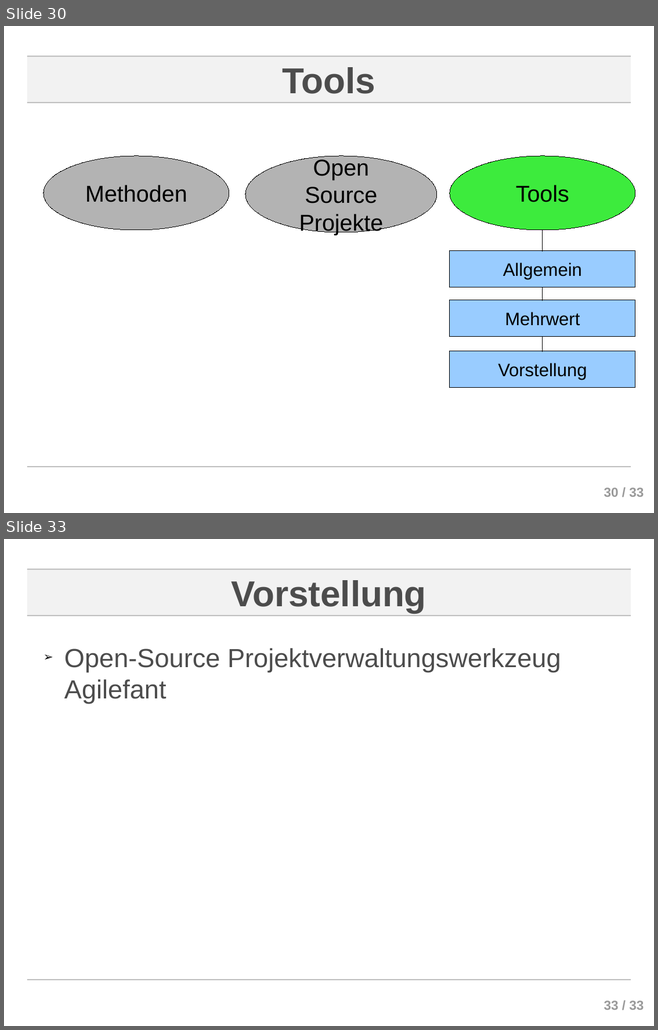
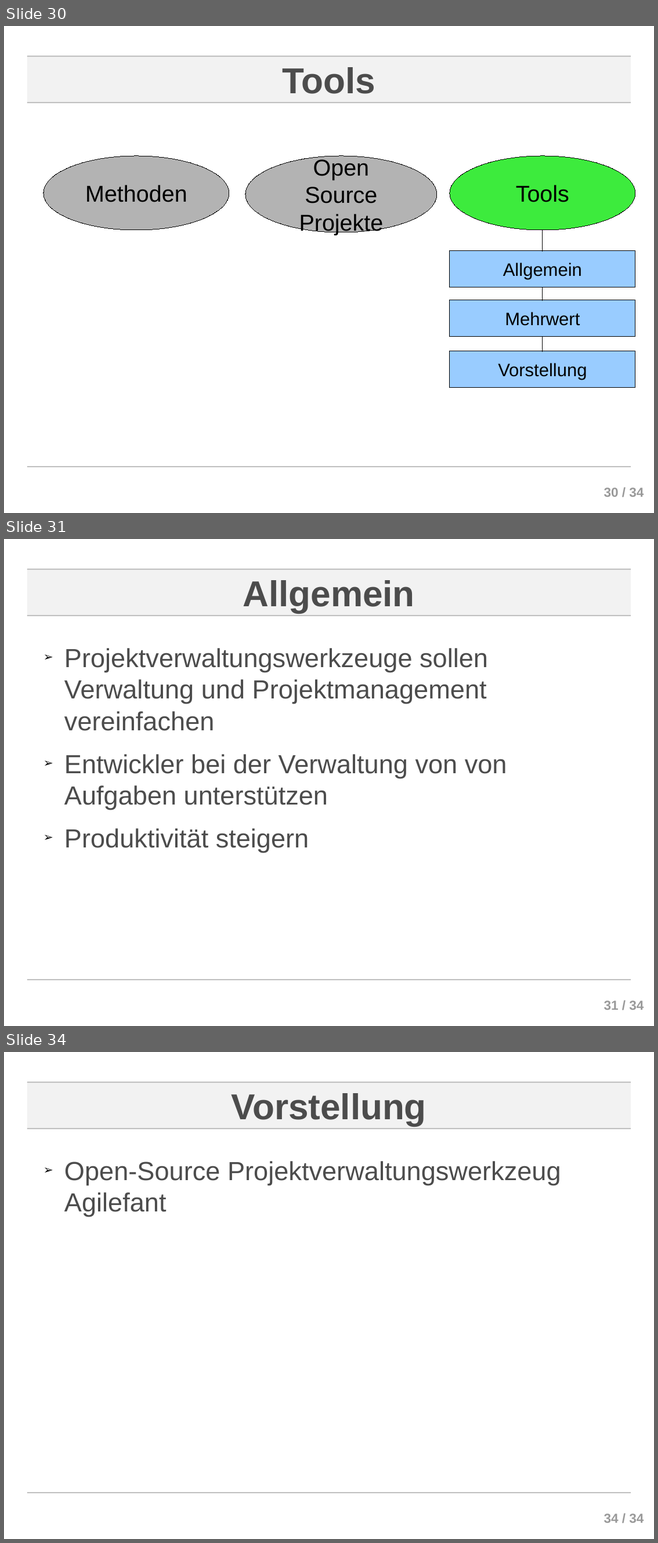
Before and after one commit to ChornHulio/sweSeminar, a slide deck: presentation/Agile Softwareentwicklung.odp. Shown one above the other, each under a label of ours: slides 30 and 33 before the commit, slides 30, 31 and 34 after it; the slides between them are not shown. The pictures are 658x1030 and 658x1543 pixels, drawn with LibreOffice and Linux fonts; fonts in the diff are those of the drawing; background and template pictures are left out. Boxes give left, top, right and bottom in pixels: in the first picture for what was removed or moved away, otherwise in the second. Text is boxed around its words. In the diff, an @@ line names an element or a change of style, - is before the commit and + after.

```diff
--- a/presentation/Agile Softwareentwicklung.odp
+++ b/presentation/Agile Softwareentwicklung.odp
@@ slide 31 added at box(4, 539, 654, 1026), background #FFFFFF; not listed: 5 template elements that a slide beside it also shows @@
@@ title added at box(242, 580, 414, 613), 44 pt, text #4C4C4C, bold @@
+Allgemein
@@ text added at box(64, 648, 507, 853), 32 pt, text #4C4C4C @@
+➢ Projektverwaltungswerkzeuge sollen Verwaltung und Projektmanagement vereinfachen
+➢ Entwickler bei der Verwaltung von von Aufgaben unterstützen
+➢ Produktivität steigern
@@ page number at box(604, 488, 643, 497): text changed @@
-30 / 33
+30 / 34
@@ what was slide 33 is now slide 34 @@
@@ page number at box(604, 1514, 643, 1523): text changed @@
-33 / 33
+34 / 34
```
Also in this commit, not shown: 2 other slides added, 2 slides removed.
